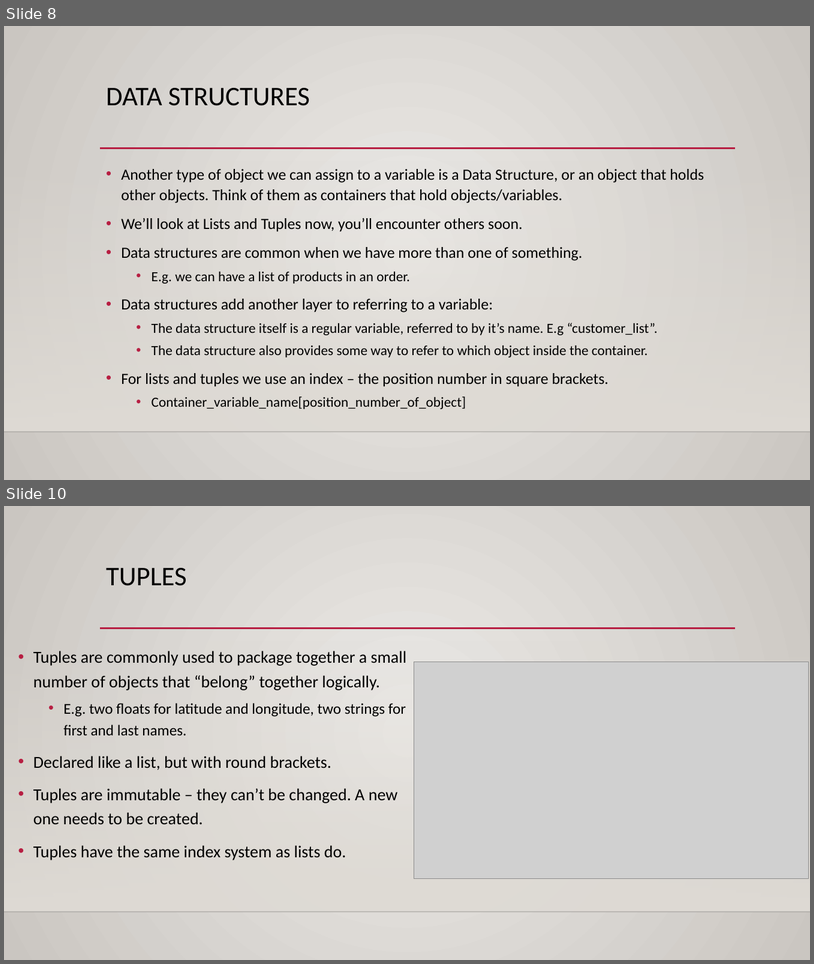
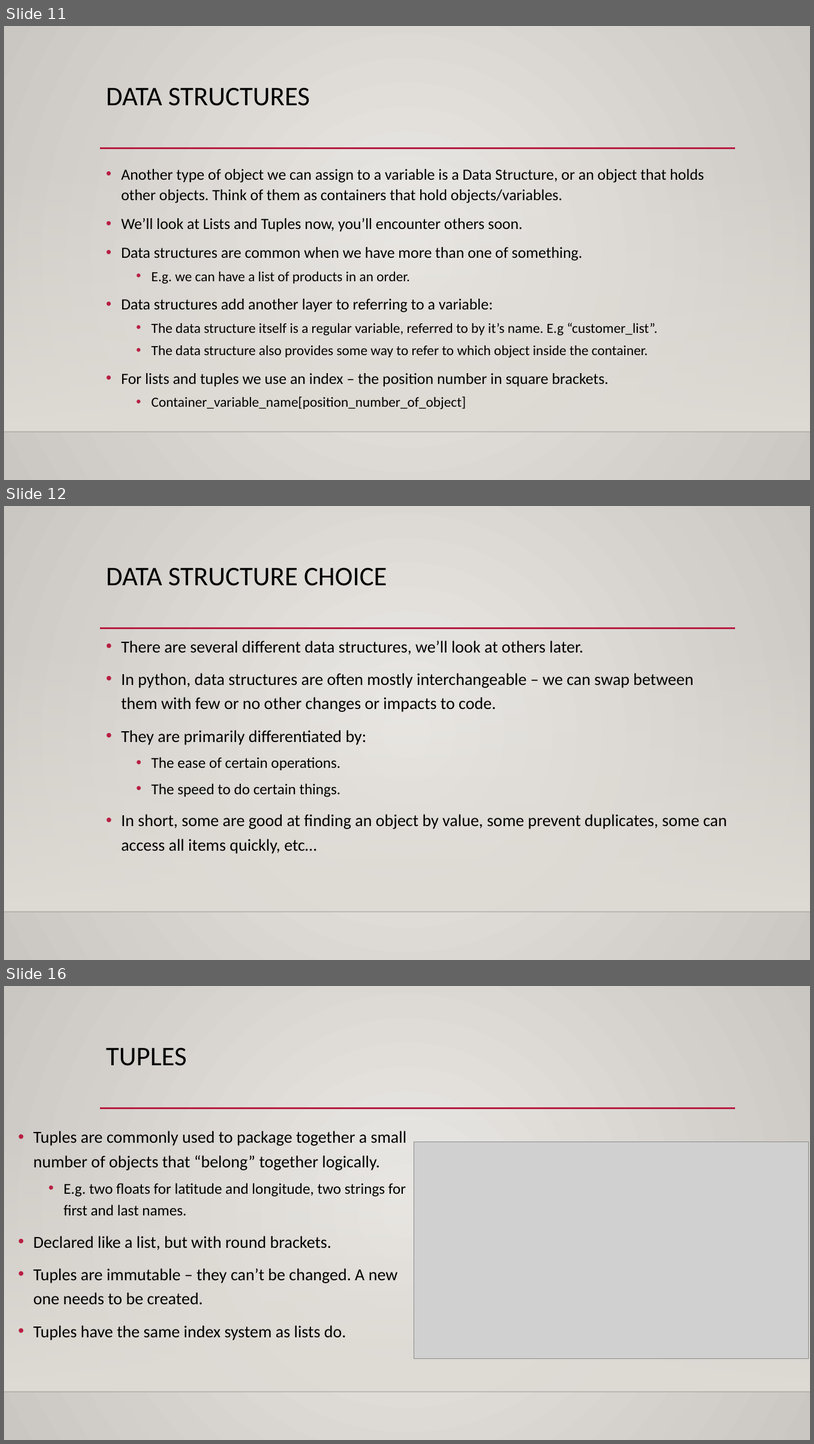
Before and after one commit to AkeemSemperDataScience/Programming_Basics_for_Machine_Learning_Students, a slide deck: reference_material/slides/002_vars_and_control.pptx. Shown one above the other, each under a label of ours: slides 8 and 10 before the commit, slides 11, 12 and 16 after it; the slides between them are not shown. The pictures are 814x964 and 814x1444 pixels, drawn with LibreOffice and Linux fonts; fonts in the diff are those of the drawing; grey boxes stand for pictures; background and template pictures are left out. Boxes give left, top, right and bottom in pixels: in the first picture for what was removed or moved away, otherwise in the second. Text is boxed around its words. In the diff, an @@ line names an element or a change of style, - is before the commit and + after.

```diff
--- a/reference_material/slides/002_vars_and_control.pptx
+++ b/reference_material/slides/002_vars_and_control.pptx
@@ slide 12 added at [4, 506, 810, 960], background gradient #ECEAE7 to #CAC7C1; not listed: 3 template elements that a slide beside it also shows @@
@@ title added at [106, 568, 387, 586], 32 pt, text #000000 @@
+DATA STRUCTURE CHOICE
@@ text added at [121, 640, 728, 853], 20 pt, text #000000 @@
+• There are several different data structures, we’ll look at others later.
+• In python, data structures are often mostly interchangeable – we can swap between them with few or no other changes or impacts to code.
+• They are primarily differentiated by:
+  • The ease of certain operations.
+  • The speed to do certain things.
+• In short, some are good at finding an object by value, some prevent duplicates, some can access all items quickly, etc…
@@ what was slide 8 is now slide 11 @@
@@ what was slide 10 is now slide 16 @@
```
Also in this commit, not shown: 5 slides changed, 10 other slides added, 1 slide removed, 1 other file.
